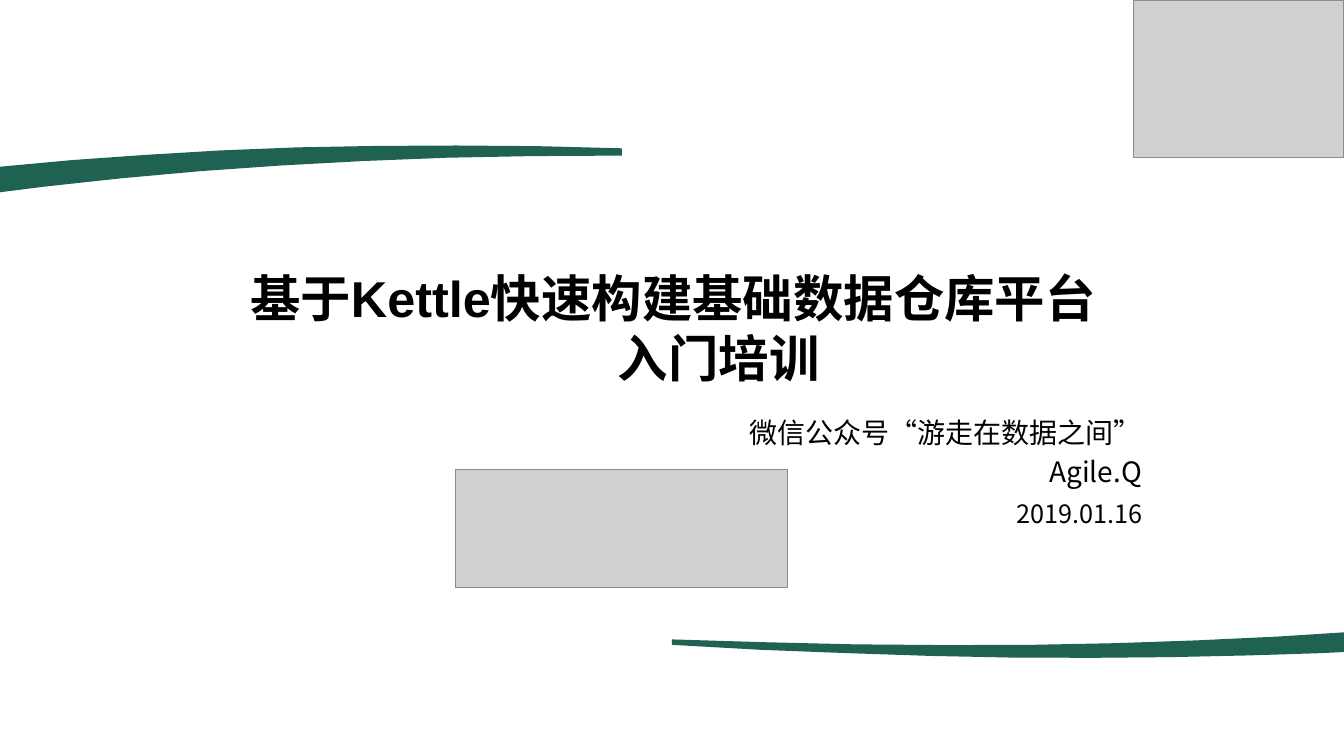
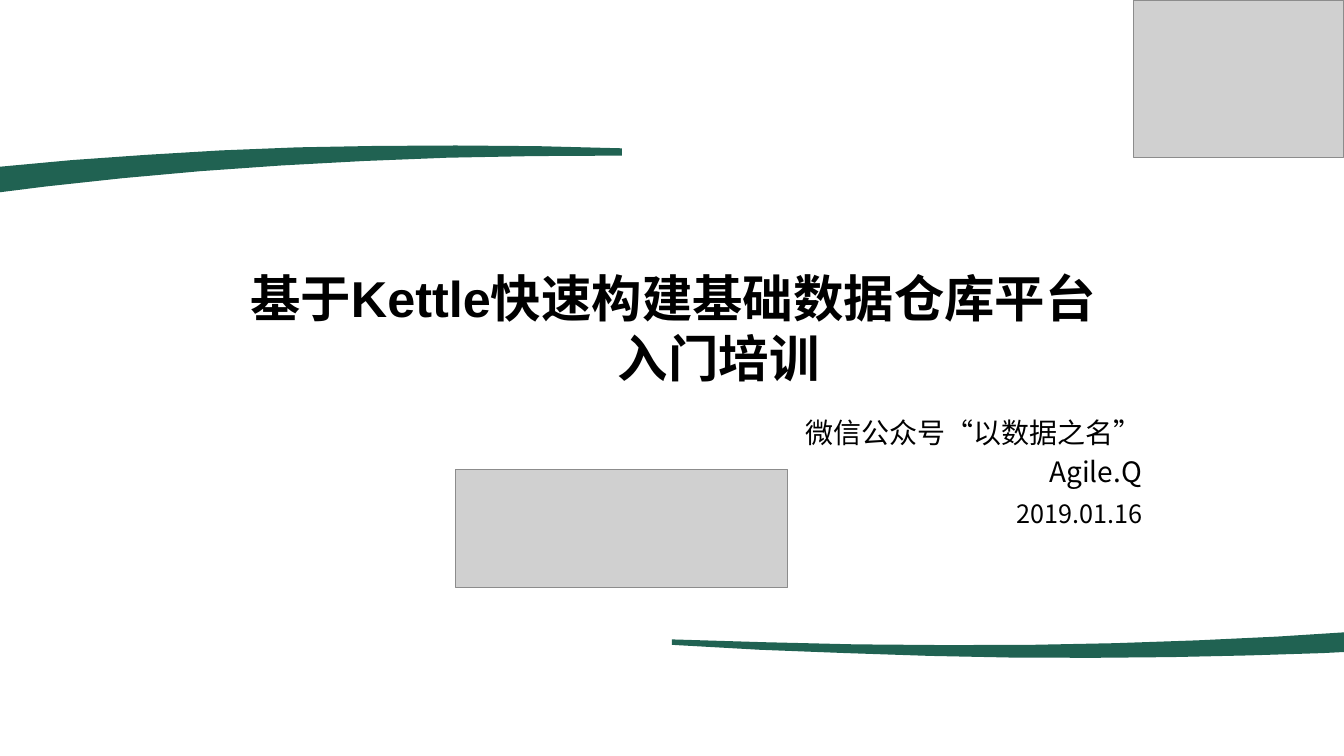
Before and after one commit to Jacksn2014/KettleQuickStartGuide, a slide deck: slide 1 of 基于Kettle快速构建数据仓库平台入门培训.pptx. Drawn at 1344x756 pixels with LibreOffice and Linux fonts; fonts in the diff are those of the drawing; grey boxes stand for pictures. Boxes give left, top, right and bottom in pixels: in the first picture for what was removed or moved away, otherwise in the second. Text is boxed around its words. In the diff, an @@ line names an element or a change of style, - is before the commit and + after.

```diff
--- a/基于Kettle快速构建数据仓库平台入门培训.pptx
+++ b/基于Kettle快速构建数据仓库平台入门培训.pptx
@@ text at <box>805,419,1141,446</box>: text changed @@
-微信公众号“游走在数据之间”
+微信公众号“以数据之名”
```
Also in this commit, not shown: 1 other file.
